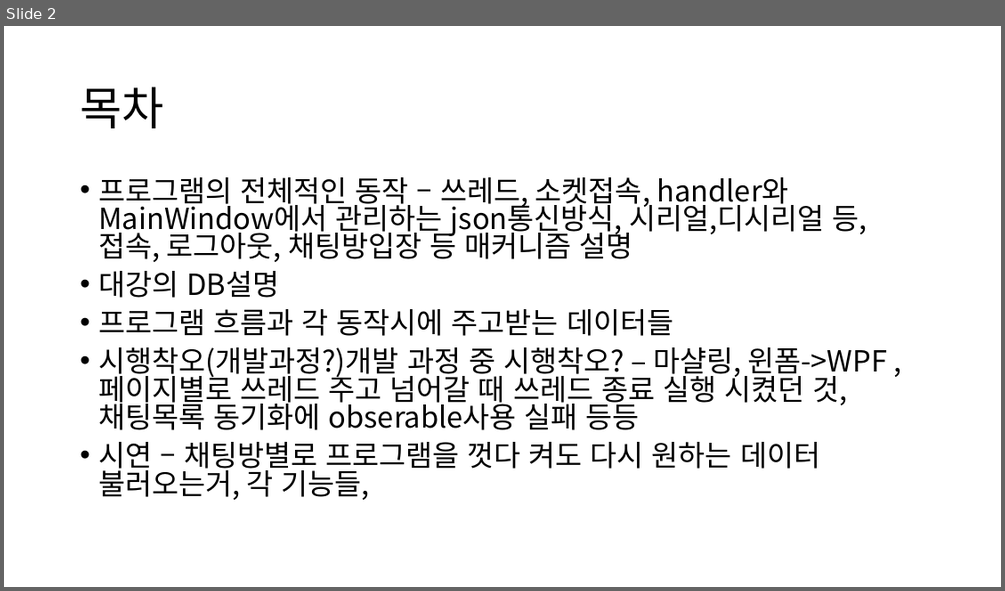
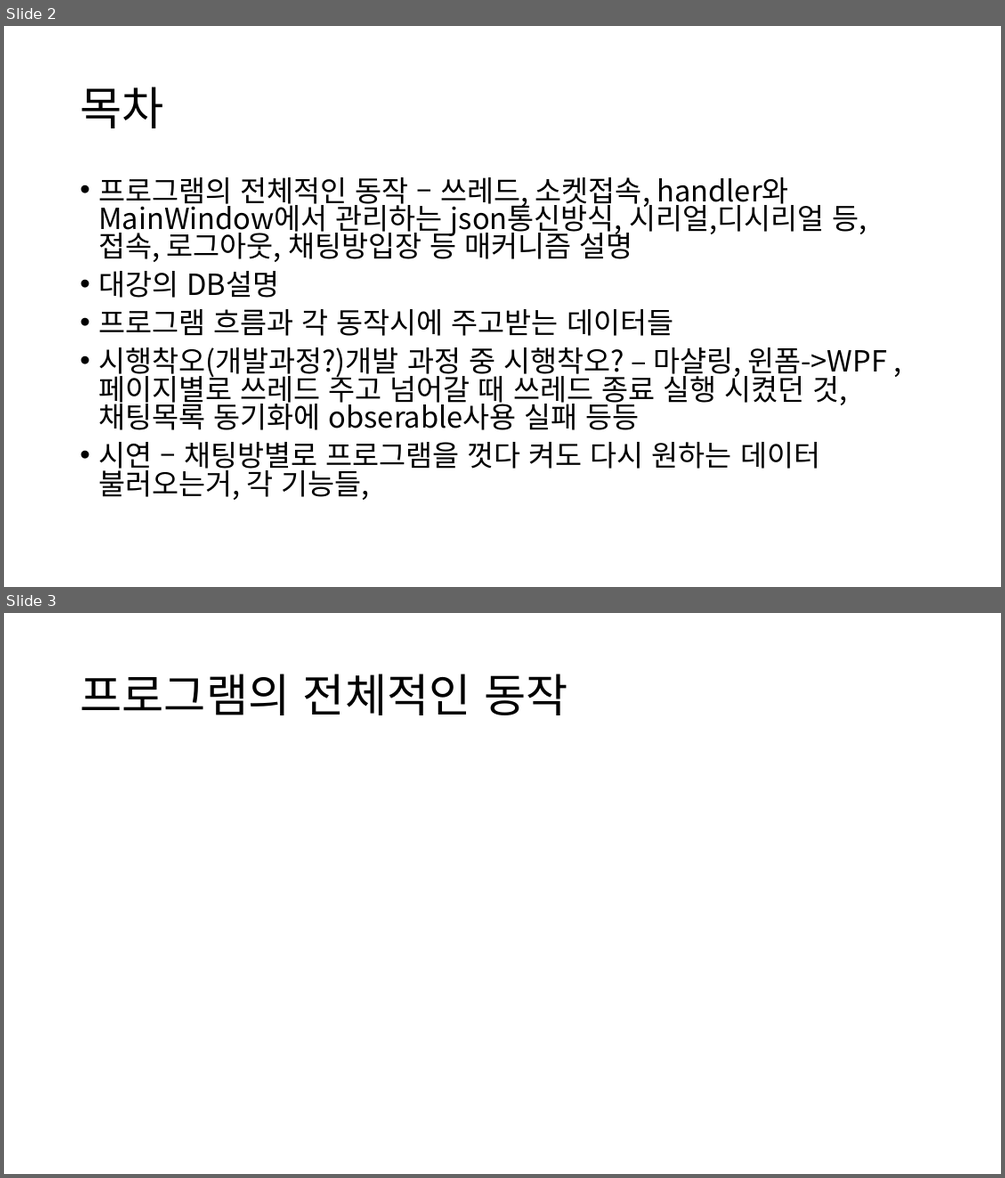
Before and after one commit to decidone/chatProgram, a slide deck: 채팅프로그램_강민성.pptx. Shown one above the other, each under a label of ours: slide 2 before the commit, slides 2 and 3 after it. The pictures are 1005x591 and 1005x1178 pixels, drawn with LibreOffice and Linux fonts; fonts in the diff are those of the drawing. Boxes give left, top, right and bottom in pixels: in the first picture for what was removed or moved away, otherwise in the second. Text is boxed around its words. In the diff, an @@ line names an element or a change of style, - is before the commit and + after.

```diff
--- a/채팅프로그램_강민성.pptx
+++ b/채팅프로그램_강민성.pptx
@@ slide 3 added at (x1=4, y1=613, x2=1001, y2=1174), background #FFFFFF @@
@@ title added at (x1=80, y1=674, x2=567, y2=715), 44 pt, text #000000 @@
+프로그램의 전체적인 동작
```
Also in this commit, not shown: 13 other files.
